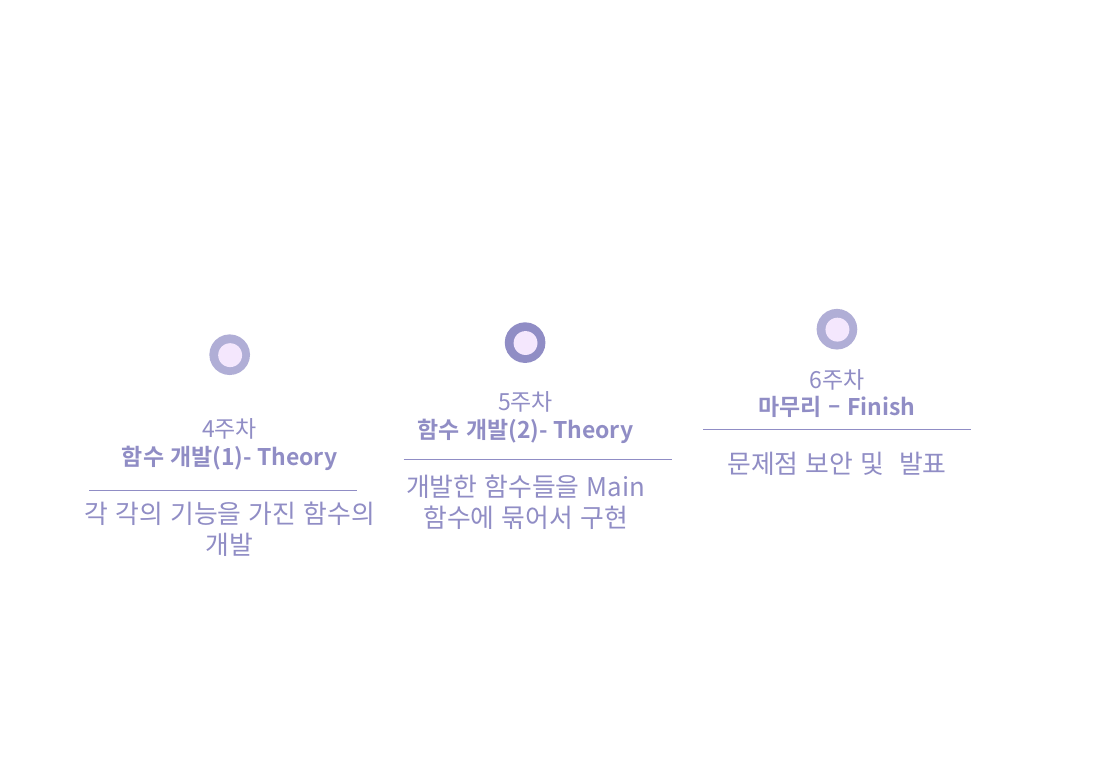
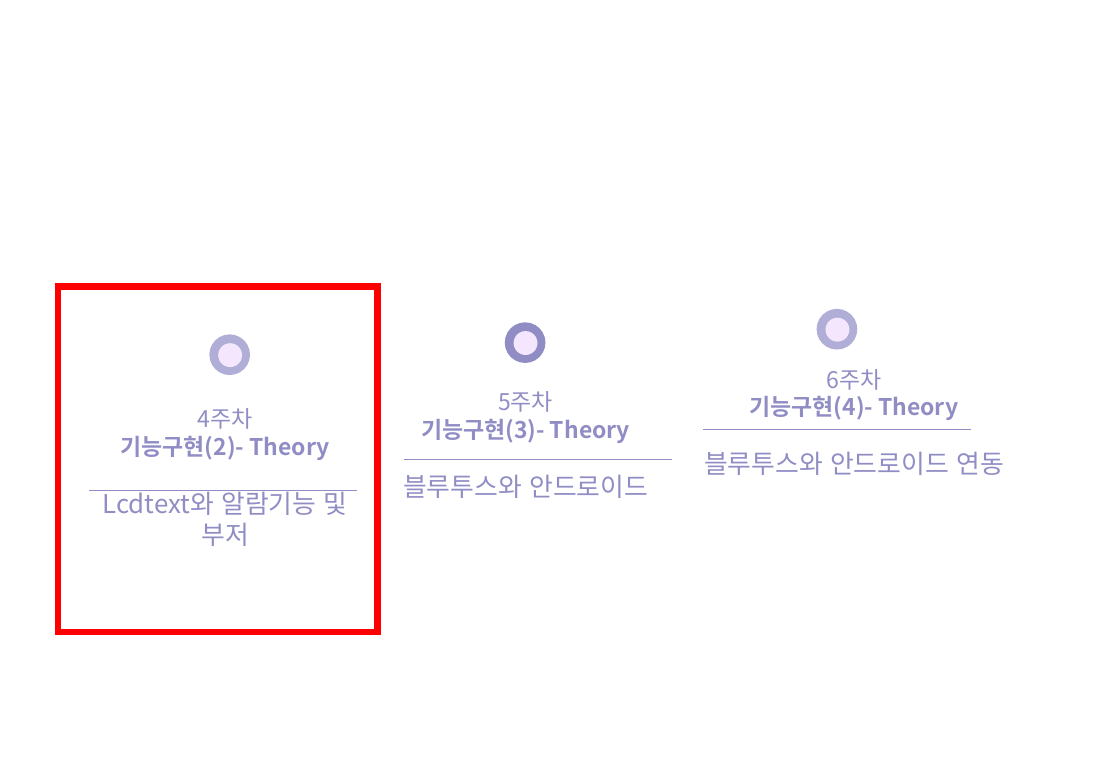
Before and after one commit to SekyuShin/FinalProject_saveFile, a slide deck: slide 17 of VHDL/2주차/18.11.07 - 디시설(김동욱).pptx (slide 12 before the commit). Drawn at 1120x775 pixels with LibreOffice and Linux fonts; fonts in the diff are those of the drawing; background and template pictures are left out. Boxes give left, top, right and bottom in pixels: in the first picture for what was removed or moved away, otherwise in the second. Text is boxed around its words. In the diff, an @@ line names an element or a change of style, - is before the commit and + after.

```diff
--- a/VHDL/2주차/18.11.07 - 디시설(김동욱).pptx
+++ b/VHDL/2주차/18.11.07 - 디시설(김동욱).pptx
@@ rectangle added at (58,286,377,632), outline #FF0000 4.5 pt @@
@@ text "4주차": place and size @@
-text "4주차" at (84,418,375,556)
+text "4주차" at (103,408,348,546)
@@ text at (403,419,648,498): text changed; size 18 to 16 pt; bold on @@
-함수 개발(2)- Theory
-개발한 함수들을 Main 함수에 묶어서 구현
+기능구현(3)- Theory
+블루투스와 안드로이드
@@ text at (704,396,1004,475): text changed @@
-마무리 – Finish
-문제점 보안 및 발표
+기능구현(4)- Theory
+블루투스와 안드로이드 연동
@@ text at (103,436,348,546): text changed; size 16 to 18 pt; bold off @@
-함수 개발(1)- Theory
-각 각의 기능을 가진 함수의 개발
+기능구현(2)- Theory
+Lcdtext와 알람기능 및 부저
```
Also in this commit, not shown: 7 other slides changed, 6 slides added, 4 slides removed, 7 other files.
